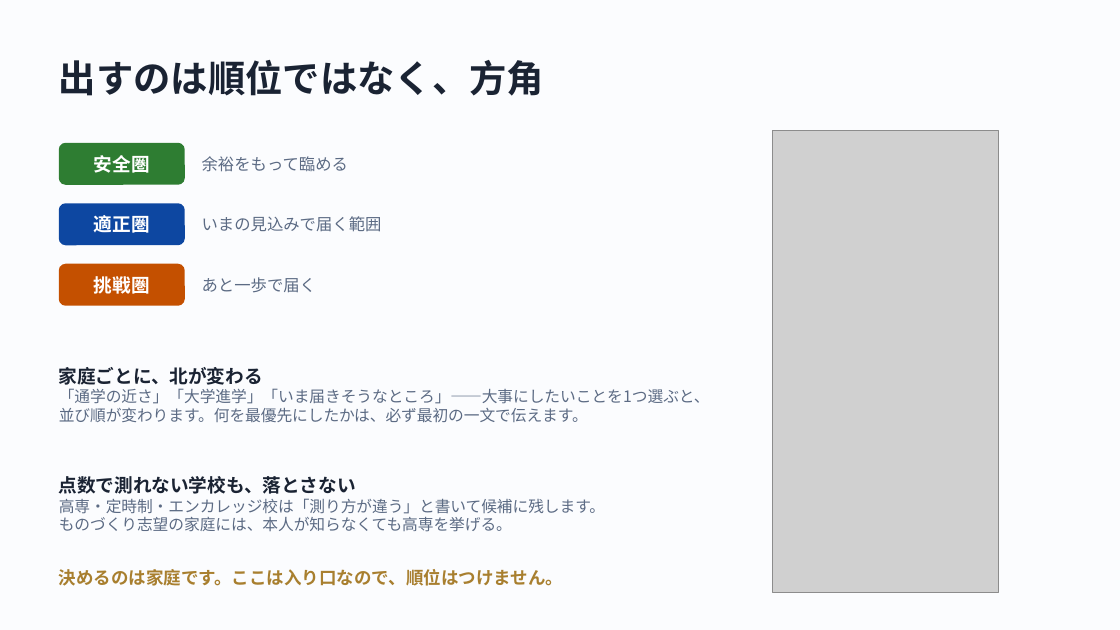
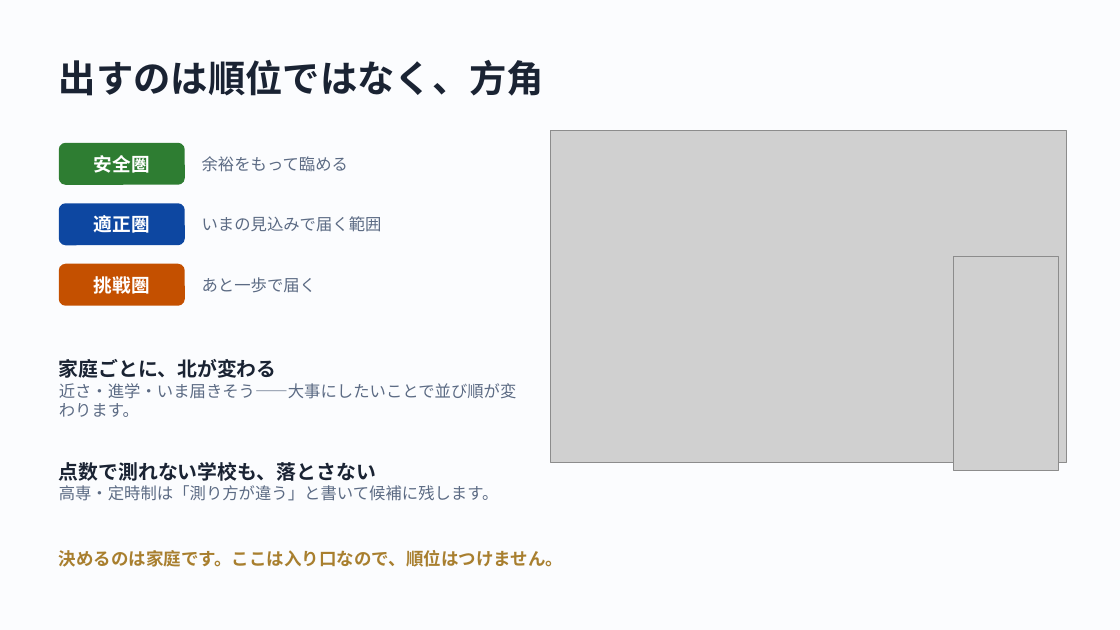
Before and after one commit to Nishi-Taiga/Course_Compass, a slide deck: slide 4 of docs/slides/shinro-compass-slides.pptx. Drawn at 1120x630 pixels with LibreOffice and Linux fonts; fonts in the diff are those of the drawing; grey boxes stand for pictures. Boxes give left, top, right and bottom in pixels: in the first picture for what was removed or moved away, otherwise in the second. Text is boxed around its words. In the diff, an @@ line names an element or a change of style, - is before the commit and + after.

```diff
--- a/docs/slides/shinro-compass-slides.pptx
+++ b/docs/slides/shinro-compass-slides.pptx
@@ picture added at [550,130,1066,462] @@
@@ picture: place and size @@
-picture at [773,130,999,592]
+picture at [954,256,1059,471]
@@ text at [59,359,517,417]: text changed; size 13.5 to 14 pt @@
-家庭ごとに、北が変わる
-「通学の近さ」「大学進学」「いま届きそうなところ」——大事にしたいことを1つ選ぶと、
-並び順が変わります。何を最優先にしたかは、必ず最初の一文で伝えます。
+家庭ごとに、北が変わる
+近さ・進学・いま届きそう——大事にしたいことで並び順が変わります。
@@ text at [59,462,499,501]: text changed; size 13.5 to 14 pt @@
-点数で測れない学校も、落とさない
-高専・定時制・エンカレッジ校は「測り方が違う」と書いて候補に残します。
-ものづくり志望の家庭には、本人が知らなくても高専を挙げる。
+点数で測れない学校も、落とさない
+高専・定時制は「測り方が違う」と書いて候補に残します。
@@ text "決めるのは家庭です。ここは入り口なので、順位はつけません。": place and size @@
-text "決めるのは家庭です。ここは入り口なので、順位はつけません。" at [59,569,563,586]
+text "決めるのは家庭です。ここは入り口なので、順位はつけません。" at [59,550,563,567]
```
Also in this commit, not shown: 1 other slide changed.
